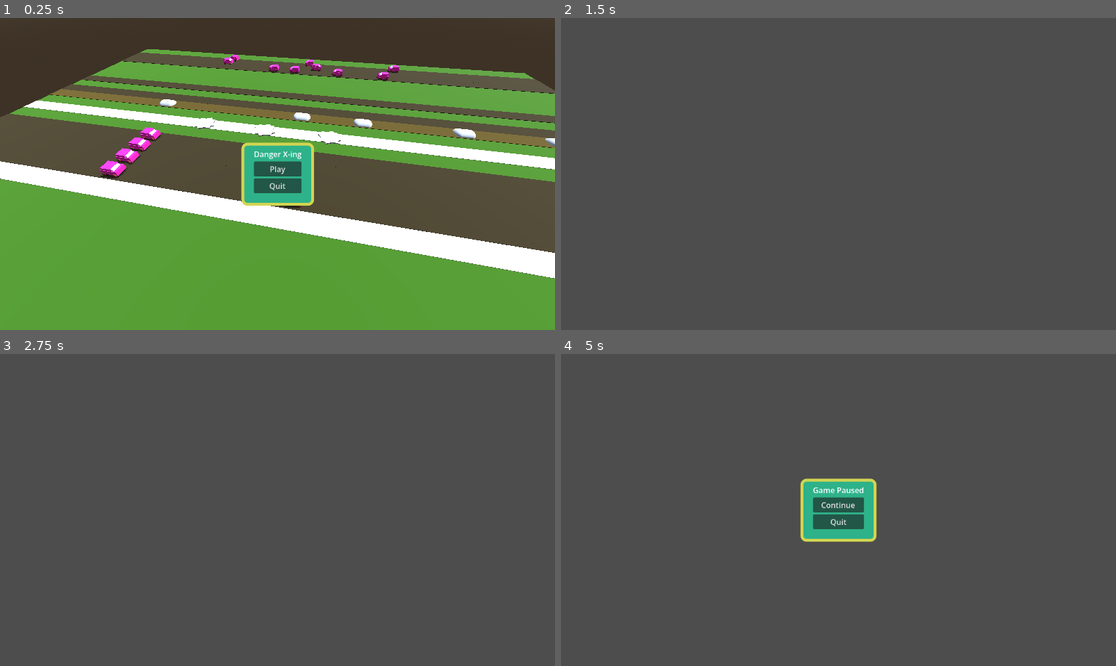
Above: before the commit, frames 1-4 (two rows, left to right).
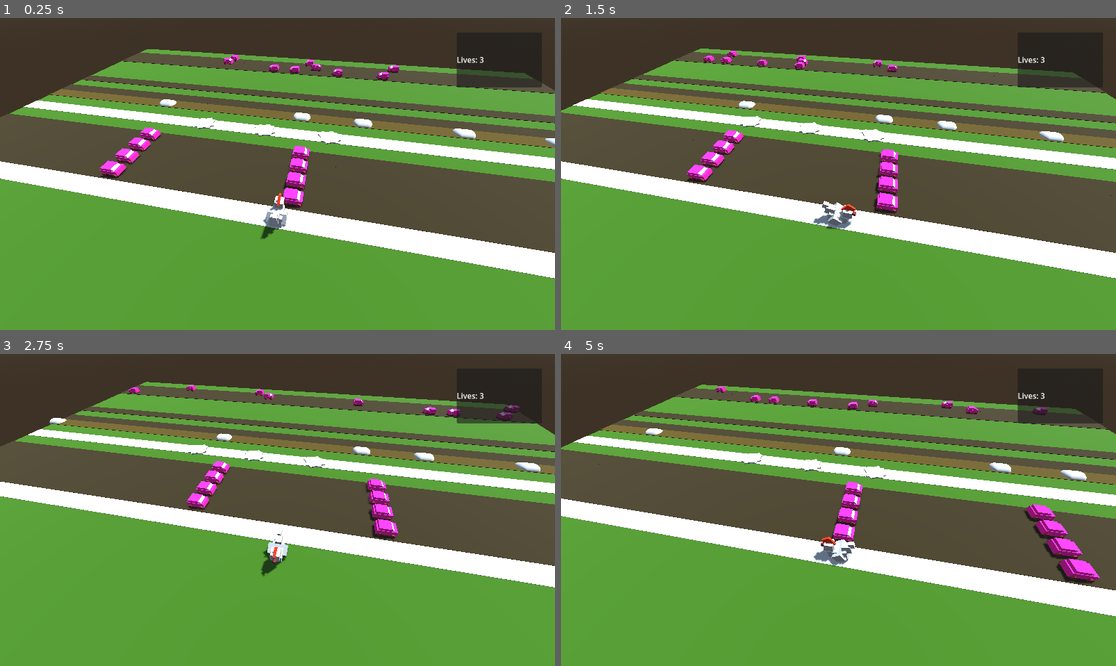
Above: after the commit, the same moments.

Repository: unblinky/danger-xing
Game: Godot game, scene res://Main/Main.tscn
Same seed, same stepped clock (60 frames per second), same inputs: the game is played once before the commit and once after it.
Inputs (mouse positions are in pixels of both pictures, inside the frame that each line leads up to):
- Up to frame 1 (0.25 s): no input
- Up to frame 2 (1.5 s): click (838, 167) at 0.5 s, where only the run before the commit has a clickable "Play"; hold D (move_right) from 1.28 s (still down)
- Up to frame 3 (2.75 s): release D (move_right) at 2.03 s; hold S (move_back) from 2.03 s (still down)
- Up to frame 4 (5 s): release S (move_back) at 2.78 s; hold D (move_right) 2.78-3.53 s; hold W (move_forward) 3.53-4.28 s; hold A (move_left) from 4.28 s (still down); tap Escape (pause) at 4.9 s

The runs differ from the first frame. In frame 1, 3.7% of the frame differs, in the area x 23-98%, y 12-71%; in frame 2, 77%; in frame 3, 79%, in the area x 0-100%, y 0-100%; in frame 4, 79%.

Commit message:
Revert "PauseMenu. Main menu."
This reverts commit 2eb9a29b999b2b70eec5478823574ed42e9189c2.

Diff:
--- a/Code/Chicken/Chicken.gd
+++ b/Code/Chicken/Chicken.gd
@@ -18,7 +18,6 @@
 
 var riding_vessel: Vessel = null
 
-var main: Main
 
 func _ready() -> void:
 	area_entered.connect(on_collision)
@@ -26,9 +25,6 @@
 	spawning_point = position
 	from = spawning_point
 	to = spawning_point
-
-	# HACK: Parents....
-	main = get_parent().get_parent()
 
 func _process(delta: float) -> void:
 	if weight >= 1.0:
@@ -96,9 +92,8 @@
 
 func update_lives(delta_lives: int):
 	lives += delta_lives
-	if lives < 0:
-		# TODO: Game Over
-		main.game_over()
+	if lives <= 0:
+		print("Game Over")
 		lives = 0
 
 	lives_ui.text = "Lives: " + str(lives)
--- a/Code/Chicken/Chicken.tscn
+++ b/Code/Chicken/Chicken.tscn
@@ -2,7 +2,6 @@
 
 [ext_resource type="Script" uid="uid://d2ylk5fblpau0" path="res://Chicken/Chicken.gd" id="1_13h8f"]
 [ext_resource type="Material" uid="uid://dlyf5cjkcjm5j" path="res://Car/assets/RubberTire.tres" id="2_nv08f"]
-[ext_resource type="FontFile" uid="uid://bgvkopk0ufh7g" path="res://Fonts/Luckiest_Guy/LuckiestGuy-Regular.ttf" id="3_kahpe"]
 
 [sub_resource type="BoxShape3D" id="BoxShape3D_13h8f"]
 size = Vector3(0.8, 0.9, 0.8)
@@ -18,26 +17,6 @@
 albedo_color = Color(0.8309133, 0.17172858, 6.738305e-07, 1)
 
 [sub_resource type="BoxMesh" id="BoxMesh_1m4ld"]
-
-[sub_resource type="StyleBoxFlat" id="StyleBoxFlat_nv08f"]
-content_margin_left = 26.0
-content_margin_top = 26.0
-content_margin_right = 26.0
-content_margin_bottom = 26.0
-bg_color = Color(0.18039216, 0.69803923, 0.5372549, 1)
-border_width_left = 6
-border_width_top = 6
-border_width_right = 6
-border_width_bottom = 6
-border_color = Color(0.822289, 0.8341726, 0.3158149, 1)
-corner_radius_top_left = 12
-corner_radius_top_right = 12
-corner_radius_bottom_right = 12
-corner_radius_bottom_left = 12
-
-[sub_resource type="LabelSettings" id="LabelSettings_nv08f"]
-font = ExtResource("3_kahpe")
-font_size = 31
 
 [node name="Chicken" type="Area3D" unique_id=1331344239]
 script = ExtResource("1_13h8f")
@@ -89,15 +68,11 @@
 anchors_preset = -1
 anchor_left = 1.0
 anchor_right = 1.0
-offset_left = -263.0
+offset_left = -204.0
 offset_top = 30.0
 offset_right = -27.0
-offset_bottom = 133.0
-theme_override_styles/panel = SubResource("StyleBoxFlat_nv08f")
+offset_bottom = 144.0
 
 [node name="LivesUI" type="Label" parent="UI" unique_id=1087029202]
 layout_mode = 2
 text = "0123456789"
-label_settings = SubResource("LabelSettings_nv08f")
-horizontal_alignment = 1
-vertical_alignment = 1
--- a/Code/Levels/ChickenLess.tscn
+++ /dev/null
@@ -1,185 +0,0 @@
-[gd_scene format=3 uid="uid://dbe1fffxeuev3"]
-
-[ext_resource type="Script" uid="uid://bb2bkyrjx0ajd" path="res://Levels/Level.gd" id="1_xxoen"]
-[ext_resource type="PackedScene" uid="uid://c4v0peqkg130j" path="res://Goal/Goal.tscn" id="3_7fhkk"]
-[ext_resource type="PackedScene" uid="uid://berl535au27hs" path="res://Lane/Lane.tscn" id="4_broi6"]
-[ext_resource type="PackedScene" uid="uid://d17l7nmy86h7e" path="res://Car/Car.tscn" id="5_hvpca"]
-[ext_resource type="PackedScene" uid="uid://ss2ms58fo62u" path="res://River/River.tscn" id="6_s81wu"]
-[ext_resource type="PackedScene" uid="uid://dr60xawyh8org" path="res://Vessel/Vessel.tscn" id="7_t5v5h"]
-
-[sub_resource type="ProceduralSkyMaterial" id="ProceduralSkyMaterial_83ytx"]
-sky_horizon_color = Color(0.66224277, 0.6717428, 0.6867428, 1)
-ground_horizon_color = Color(0.66224277, 0.6717428, 0.6867428, 1)
-
-[sub_resource type="Sky" id="Sky_amygn"]
-sky_material = SubResource("ProceduralSkyMaterial_83ytx")
-
-[sub_resource type="Environment" id="Environment_ps1la"]
-background_mode = 2
-sky = SubResource("Sky_amygn")
-tonemap_mode = 2
-
-[sub_resource type="StandardMaterial3D" id="StandardMaterial3D_amygn"]
-albedo_color = Color(0.17611083, 0.3173688, 0.02249665, 1)
-
-[sub_resource type="BoxMesh" id="BoxMesh_ps1la"]
-size = Vector3(40, 0.1, 40)
-
-[sub_resource type="StandardMaterial3D" id="StandardMaterial3D_83ytx"]
-albedo_color = Color(0.1579377, 0.12332208, 0, 1)
-
-[sub_resource type="BoxMesh" id="BoxMesh_amygn"]
-size = Vector3(40, 0.15, 1)
-
-[sub_resource type="BoxMesh" id="BoxMesh_83ytx"]
-size = Vector3(40, 0.13, 1)
-
-[node name="SunnyDay" type="Node3D" unique_id=1263661284]
-script = ExtResource("1_xxoen")
-
-[node name="DirectionalLight3D" type="DirectionalLight3D" parent="." unique_id=449001425]
-transform = Transform3D(-0.7443116, -0.5340554, 0.40098014, 0, 0.60042024, 0.79968464, -0.6678325, 0.59521455, -0.44689974, 9.686174, 15.357961, 0)
-shadow_enabled = true
-
-[node name="WorldEnvironment" type="WorldEnvironment" parent="." unique_id=1463045462]
-environment = SubResource("Environment_ps1la")
-
-[node name="Rig" type="Node3D" parent="." unique_id=780010753]
-transform = Transform3D(0.9809992, -0.1402852, 0.13401727, 0, 0.69076884, 0.7230757, -0.19401178, -0.70933664, 0.67764366, 0, 0, 0)
-
-[node name="Camera3D" type="Camera3D" parent="Rig" unique_id=710497149]
-transform = Transform3D(1, 0, 0, 0, 1, 0, 0, 0, 1, 2.9802322e-08, 1.843405, 8.477018)
-
-[node name="GoalA" parent="." unique_id=1825972288 instance=ExtResource("3_7fhkk")]
-transform = Transform3D(1, 0, 0, 0, 1, 0, 0, 0, 1, -6, 0, -6)
-
-[node name="GoalB" parent="." unique_id=663696209 instance=ExtResource("3_7fhkk")]
-transform = Transform3D(1, 0, 0, 0, 1, 0, 0, 0, 1, -2, 0, -6)
-
-[node name="GoalC" parent="." unique_id=1044986658 instance=ExtResource("3_7fhkk")]
-transform = Transform3D(1, 0, 0, 0, 1, 0, 0, 0, 1, 2, 0, -6)
-
-[node name="Gound" type="MeshInstance3D" parent="." unique_id=1852102939]
-material_override = SubResource("StandardMaterial3D_amygn")
-mesh = SubResource("BoxMesh_ps1la")
-skeleton = NodePath("../..")
-
-[node name="LaneA" parent="." unique_id=1626431458 instance=ExtResource("4_broi6")]
-transform = Transform3D(1, 0, 0, 0, 1, 0, 0, 0, 1, 0, 0, -1)
-skeleton = NodePath("../..")
-
-[node name="Car" parent="LaneA" unique_id=211666107 instance=ExtResource("5_hvpca")]
-transform = Transform3D(-4.371139e-08, 0, -1, 0, 1, 0, 1, 0, -4.371139e-08, 0, 0, 0)
-
-[node name="Car2" parent="LaneA" unique_id=1592685128 instance=ExtResource("5_hvpca")]
-transform = Transform3D(-4.371139e-08, 0, -1, 0, 1, 0, 1, 0, -4.371139e-08, -9, 0, 0)
-
-[node name="LaneA2" parent="." unique_id=2020147136 instance=ExtResource("4_broi6")]
-transform = Transform3D(1, 0, 0, 0, 1, 0, 0, 0, 1, 0, 0, -2)
-skeleton = NodePath("../..")
-
-[node name="Car" parent="LaneA2" unique_id=1330392630 instance=ExtResource("5_hvpca")]
-transform = Transform3D(-4.371139e-08, 0, -1, 0, 1, 0, 1, 0, -4.371139e-08, 0, 0, 0)
-
-[node name="Car2" parent="LaneA2" unique_id=1294694549 instance=ExtResource("5_hvpca")]
-transform = Transform3D(-4.371139e-08, 0, -1, 0, 1, 0, 1, 0, -4.371139e-08, -9, 0, 0)
-
-[node name="LaneA3" parent="." unique_id=694056244 instance=ExtResource("4_broi6")]
-transform = Transform3D(1, 0, 0, 0, 1, 0, 0, 0, 1, 0, 0, -3)
-skeleton = NodePath("../..")
-
-[node name="Car" parent="LaneA3" unique_id=1751200177 instance=ExtResource("5_hvpca")]
-transform = Transform3D(-4.371139e-08, 0, -1, 0, 1, 0, 1, 0, -4.371139e-08, 0, 0, 0)
-
-[node name="Car2" parent="LaneA3" unique_id=1869493372 instance=ExtResource("5_hvpca")]
-transform = Transform3D(-4.371139e-08, 0, -1, 0, 1, 0, 1, 0, -4.371139e-08, -9, 0, 0)
-
-[node name="LaneA4" parent="." unique_id=1999465505 instance=ExtResource("4_broi6")]
-transform = Transform3D(1, 0, 0, 0, 1, 0, 0, 0, 1, 0, 0, -4)
-skeleton = NodePath("../..")
-
-[node name="Car" parent="LaneA4" unique_id=2029964274 instance=ExtResource("5_hvpca")]
-transform = Transform3D(-4.371139e-08, 0, -1, 0, 1, 0, 1, 0, -4.371139e-08, 0, 0, 0)
-
-[node name="Car2" parent="LaneA4" unique_id=1814964262 instance=ExtResource("5_hvpca")]
-transform = Transform3D(-4.371139e-08, 0, -1, 0, 1, 0, 1, 0, -4.371139e-08, -9, 0, 0)
-
-[node name="LaneB" parent="." unique_id=1265643898 instance=ExtResource("4_broi6")]
-transform = Transform3D(-1, 0, 8.742278e-08, 0, 1, 0, -8.742278e-08, 0, -1, 0, 0, -16)
-skeleton = NodePath("../..")
-speed_limit = 10.0
-
-[node name="Car" parent="LaneB" unique_id=1147096920 instance=ExtResource("5_hvpca")]
-transform = Transform3D(-4.371138e-08, 0, -1, 0, 1, 0, 1, 0, -4.371138e-08, -5, 0, 4.7683716e-07)
-
-[node name="Car3" parent="LaneB" unique_id=1060636959 instance=ExtResource("5_hvpca")]
-transform = Transform3D(-4.371138e-08, 0, -1, 0, 1, 0, 1, 0, -4.371138e-08, -1, 0, 0)
-
-[node name="Car4" parent="LaneB" unique_id=611146998 instance=ExtResource("5_hvpca")]
-transform = Transform3D(-4.371138e-08, 0, -1, 0, 1, 0, 1, 0, -4.371138e-08, 0.99999994, 0, -2.3841858e-07)
-
-[node name="Car2" parent="LaneB" unique_id=1718043576 instance=ExtResource("5_hvpca")]
-transform = Transform3D(-4.371139e-08, 0, -1, 0, 1, 0, 1, 0, -4.371139e-08, -9, 0, 0)
-
-[node name="LaneC" parent="." unique_id=1315689594 instance=ExtResource("4_broi6")]
-transform = Transform3D(1, 0, 0, 0, 1, 0, 0, 0, 1, 0, 0, -17)
-skeleton = NodePath("../..")
-
-[node name="Car" parent="LaneC" unique_id=1800245872 instance=ExtResource("5_hvpca")]
-transform = Transform3D(-4.371139e-08, 0, -1, 0, 1, 0, 1, 0, -4.371139e-08, 0, 0, 0)
-
-[node name="Car2" parent="LaneC" unique_id=1428638543 instance=ExtResource("5_hvpca")]
-transform = Transform3D(-4.371139e-08, 0, -1, 0, 1, 0, 1, 0, -4.371139e-08, -9, 0, 0)
-
-[node name="LaneD" parent="." unique_id=1731706369 instance=ExtResource("4_broi6")]
-transform = Transform3D(-1, 0, 8.742278e-08, 0, 1, 0, -8.742278e-08, 0, -1, 0, 0, -18)
-skeleton = NodePath("../..")
-speed_limit = 5.0
-
-[node name="Car3" parent="LaneD" unique_id=1045309562 instance=ExtResource("5_hvpca")]
-transform = Transform3D(-4.371138e-08, 0, -1, 0, 1, 0, 1, 0, -4.371138e-08, -1, 0, 0)
-
-[node name="Car4" parent="LaneD" unique_id=766367307 instance=ExtResource("5_hvpca")]
-transform = Transform3D(-4.371138e-08, 0, -1, 0, 1, 0, 1, 0, -4.371138e-08, 7, 0, -9.536743e-07)
-
-[node name="Car2" parent="LaneD" unique_id=278193536 instance=ExtResource("5_hvpca")]
-transform = Transform3D(-4.371139e-08, 0, -1, 0, 1, 0, 1, 0, -4.371139e-08, -9, 0, 0)
-
-[node name="River" parent="." unique_id=524827375 instance=ExtResource("6_s81wu")]
-transform = Transform3D(1, 0, 0, 0, 1, 0, 0, 0, 1, 0, 0, -8)
-
-[node name="Vessel" parent="River" unique_id=550237344 instance=ExtResource("7_t5v5h")]
-transform = Transform3D(1, 0, 0, 0, 1, 0, 0, 0, 1, -0.39947104, 0, 0)
-
-[node name="Vessel2" parent="River" unique_id=1768518144 instance=ExtResource("7_t5v5h")]
-transform = Transform3D(1, 0, 0, 0, 1, 0, 0, 0, 1, -10.399471, 0, 0)
-
-[node name="Vessel3" parent="River" unique_id=1320170005 instance=ExtResource("7_t5v5h")]
-transform = Transform3D(1, 0, 0, 0, 1, 0, 0, 0, 1, 3.6005287, 0, 0)
-
-[node name="Vessel4" parent="River" unique_id=1361847408 instance=ExtResource("7_t5v5h")]
-transform = Transform3D(1, 0, 0, 0, 1, 0, 0, 0, 1, 9.600529, 0, 0)
-
-[node name="Vessel5" parent="River" unique_id=521976309 instance=ExtResource("7_t5v5h")]
-transform = Transform3D(1, 0, 0, 0, 1, 0, 0, 0, 1, 14.600529, 0, 0)
-
-[node name="Lane5" type="MeshInstance3D" parent="." unique_id=1089047803]
-transform = Transform3D(1, 0, 0, 0, 1, 0, 0, 0, 1, 0, 0, -9)
-material_override = SubResource("StandardMaterial3D_83ytx")
-mesh = SubResource("BoxMesh_amygn")
-skeleton = NodePath("../..")
-
-[node name="Lane6" type="MeshInstance3D" parent="." unique_id=1054667650]
-transform = Transform3D(1, 0, 0, 0, 1, 0, 0, 0, 1, 0, 0, -11)
-material_override = SubResource("StandardMaterial3D_83ytx")
-mesh = SubResource("BoxMesh_amygn")
-skeleton = NodePath("../..")
-
-[node name="SafeZone" type="MeshInstance3D" parent="." unique_id=453130546]
-mesh = SubResource("BoxMesh_83ytx")
-skeleton = NodePath("../..")
-
-[node name="SafeZone2" type="MeshInstance3D" parent="." unique_id=1693955591]
-transform = Transform3D(1, 0, 0, 0, 1, 0, 0, 0, 1, 0, 0, -6)
-mesh = SubResource("BoxMesh_83ytx")
-skeleton = NodePath("../..")
--- a/Code/Main/Main.gd
+++ b/Code/Main/Main.gd
@@ -2,25 +2,22 @@
 class_name Main
 
 # Level Files.
-const CHICKEN_LESS = preload("res://Levels/ChickenLess.tscn")
 const SUNNY_DAY = preload("res://Levels/SunnyDay.tscn")
 const ROSE_GARDEN = preload("res://Levels/RoseGarden.tscn")
 const GARDEN_HOME = preload("res://Levels/GardenHome.tscn")
-
-@onready var pause_menu: PauseMenu = $PauseMenu
 
 var level_files: Array[PackedScene]
 var file_index = 0
 
 var level: Level = null
 
+
 func _ready() -> void:
-	# Level Order.
-	level_files.append(CHICKEN_LESS) # level_files[0]
-	level_files.append(SUNNY_DAY)    # level_files[1]
-	level_files.append(ROSE_GARDEN)  # level_files[2]
-	level_files.append(GARDEN_HOME)  # level_files[3]
-	load_level(CHICKEN_LESS)
+	level_files.append(SUNNY_DAY)   # level_files[0]
+	level_files.append(ROSE_GARDEN) # level_files[1]
+	level_files.append(GARDEN_HOME) # level_files[2]
+	load_level(SUNNY_DAY)
+
 
 func load_level(scene: PackedScene):
 	if level != null:
@@ -34,15 +31,3 @@
 	if file_index > level_files.size() - 1:
 		file_index = 0
 	load_level(level_files[file_index])
-
-func game_over():
-	print("Game Over")
-	file_index = 0
-	load_level(CHICKEN_LESS)
-
-	# TODO: Clean: pause_menu.set_state_gameover()
-	pause_menu.message.text = "Game Over"
-	pause_menu.play_button.show()
-	pause_menu.continue_button.hide()
-	pause_menu.quit_button.show()
-	pause_menu.show()
--- a/Code/Main/Main.tscn
+++ b/Code/Main/Main.tscn
@@ -1,9 +1,6 @@
 [gd_scene format=3 uid="uid://cib786y4fr7cb"]
 
 [ext_resource type="Script" uid="uid://ckplnjj5kkyta" path="res://Main/Main.gd" id="1_lxy7q"]
-[ext_resource type="PackedScene" uid="uid://dkrcw84mho1yp" path="res://PauseMenu/PauseMenu.tscn" id="2_83ytx"]
 
 [node name="Main" type="Node" unique_id=1391425956]
 script = ExtResource("1_lxy7q")
-
-[node name="PauseMenu" parent="." unique_id=66655375 instance=ExtResource("2_83ytx")]
--- a/Code/PauseMenu/PauseMenu.gd
+++ /dev/null
@@ -1,47 +0,0 @@
-extends PanelContainer
-class_name PauseMenu
-
-@onready var message: Label = $VBox/Message
-@onready var play_button: Button = $VBox/PlayButton
-@onready var continue_button: Button = $VBox/ContinueButton
-@onready var quit_button: Button = $VBox/QuitButton
-
-var main: Main
-
-func _ready() -> void:
-	# Signal hooks.
-	play_button.pressed.connect(on_play_pressed)
-	continue_button.pressed.connect(on_continue_pressed)
-	quit_button.pressed.connect(on_quit_pressed)
-
-	main = get_parent()
-
-	# TODO: Init() ?
-	self.show()
-	play_button.show()
-	continue_button.hide()
-	quit_button.show()
-
-
-# FIXME: Have to hit the Esc twice?
-func _process(_delta: float) -> void:
-	if Input.is_action_just_pressed("pause"):
-		visible = !visible
-		get_tree().paused = visible
-
-		message.text = "Game Paused"
-		play_button.hide()
-		continue_button.show()
-		quit_button.show()
-
-func on_play_pressed():
-	main.next_level()
-	hide()
-	get_tree().paused = false
-
-func on_continue_pressed():
-	hide()
-	get_tree().paused = false
-
-func on_quit_pressed():
-	get_tree().quit()
--- a/Code/PauseMenu/PauseMenu.tscn
+++ /dev/null
@@ -1,42 +0,0 @@
-[gd_scene format=3 uid="uid://dkrcw84mho1yp"]
-
-[ext_resource type="Script" uid="uid://bo0m5o8islhfu" path="res://PauseMenu/PauseMenu.gd" id="1_egqmv"]
-[ext_resource type="StyleBox" uid="uid://dj0juri30n8wq" path="res://PauseMenu/assets/pause_menu_ui.tres" id="1_eyhbq"]
-
-[node name="PauseMenu" type="PanelContainer" unique_id=66655375]
-process_mode = 3
-anchors_preset = 8
-anchor_left = 0.5
-anchor_top = 0.5
-anchor_right = 0.5
-anchor_bottom = 0.5
-offset_left = -75.5
-offset_top = -65.5
-offset_right = 75.5
-offset_bottom = 65.5
-grow_horizontal = 2
-grow_vertical = 2
-theme_override_styles/panel = ExtResource("1_eyhbq")
-script = ExtResource("1_egqmv")
-
-[node name="VBox" type="VBoxContainer" parent="." unique_id=1491641545]
-layout_mode = 2
-alignment = 1
-
-[node name="Message" type="Label" parent="VBox" unique_id=998474596]
-layout_mode = 2
-text = "Danger X-ing"
-horizontal_alignment = 1
-vertical_alignment = 1
-
-[node name="PlayButton" type="Button" parent="VBox" unique_id=663615871]
-layout_mode = 2
-text = "Play"
-
-[node name="ContinueButton" type="Button" parent="VBox" unique_id=2108338286]
-layout_mode = 2
-text = "Continue"
-
-[node name="QuitButton" type="Button" parent="VBox" unique_id=1829703492]
-layout_mode = 2
-text = "Quit"
--- a/Code/PauseMenu/assets/pause_menu_ui.tres
+++ /dev/null
@@ -1,17 +0,0 @@
-[gd_resource type="StyleBoxFlat" format=3 uid="uid://dj0juri30n8wq"]
-
-[resource]
-content_margin_left = 26.0
-content_margin_top = 12.0
-content_margin_right = 26.0
-content_margin_bottom = 26.0
-bg_color = Color(0.18039216, 0.69803923, 0.5372549, 1)
-border_width_left = 6
-border_width_top = 6
-border_width_right = 6
-border_width_bottom = 6
-border_color = Color(0.822289, 0.8341726, 0.3158149, 1)
-corner_radius_top_left = 12
-corner_radius_top_right = 12
-corner_radius_bottom_right = 12
-corner_radius_bottom_left = 12
Not shown, removed: Code/PauseMenu/PauseMenu.gd.uid
